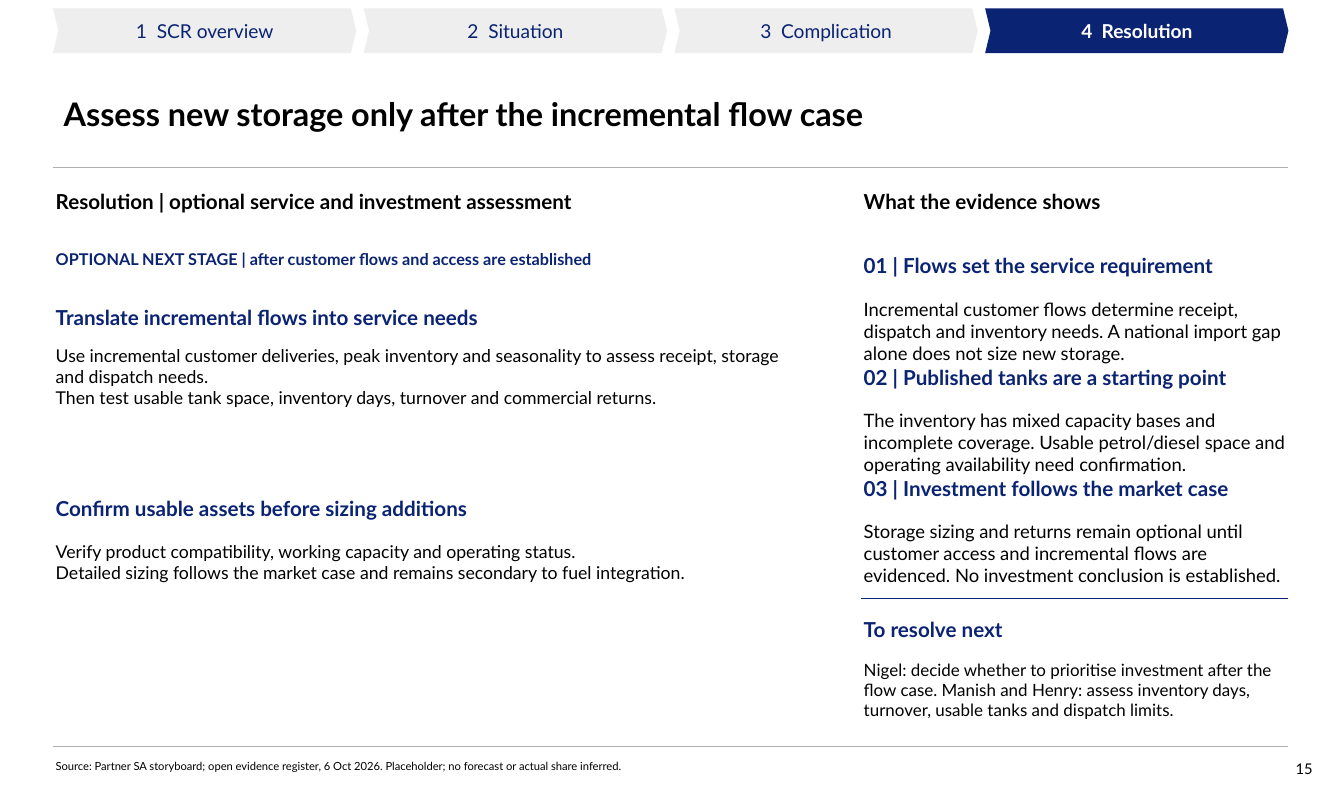
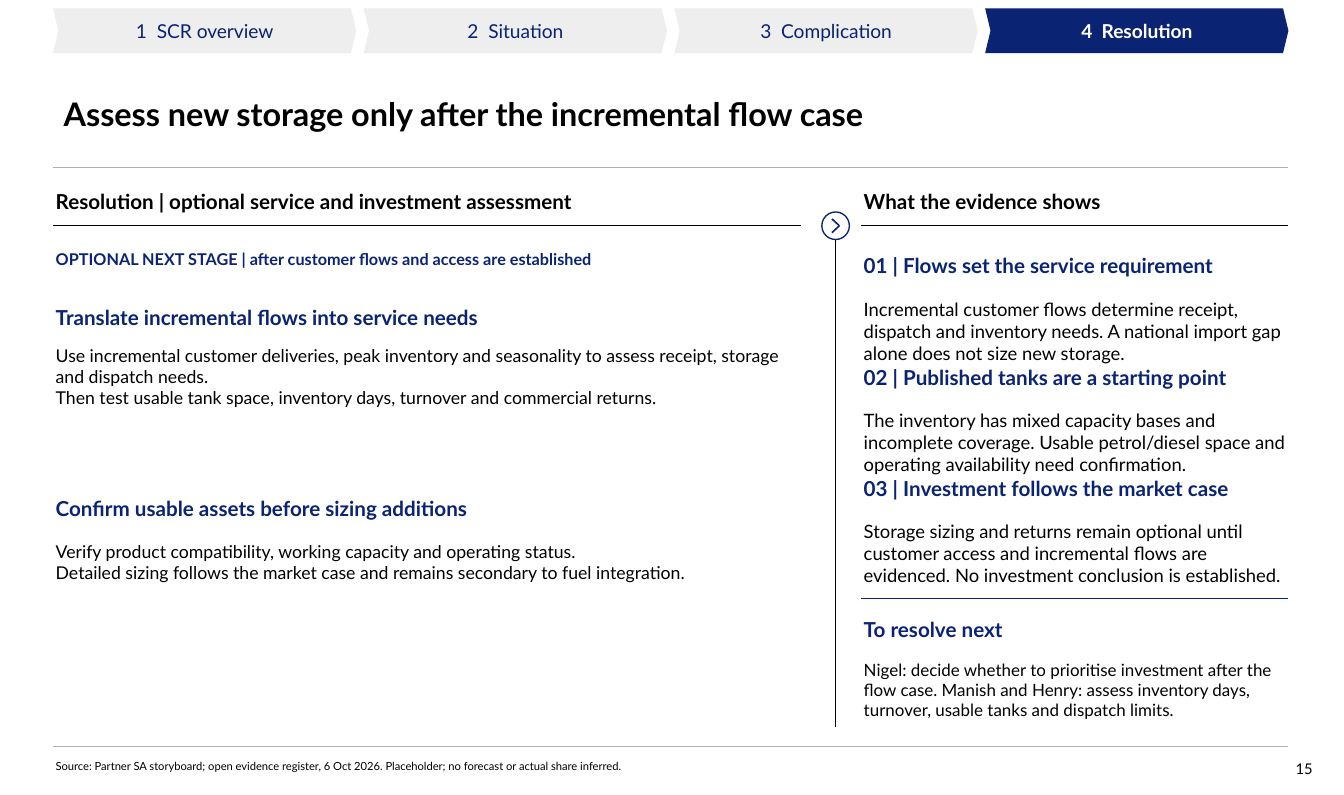
Before and after one commit to Africa-International-Advisors/liquid_fuels_model, a slide deck: slide 15 of pptx/output/delivered/Vopak_Week1_Analytical_Pack_2026_10_06.pptx. Drawn at 1344x795 pixels with LibreOffice and Linux fonts; fonts in the diff are those of the drawing; background and template pictures are left out. Boxes give left, top, right and bottom in pixels: in the first picture for what was removed or moved away, otherwise in the second. Text is boxed around its words. In the diff, an @@ line names an element or a change of style, - is before the commit and + after.

```diff
--- a/pptx/output/delivered/Vopak_Week1_Analytical_Pack_2026_10_06.pptx
+++ b/pptx/output/delivered/Vopak_Week1_Analytical_Pack_2026_10_06.pptx
@@ line added from (53, 226) to (801, 226), #000000 0.55 pt @@
@@ ellipse added at (822,212,850,240), fill #FFFFFF, outline #0A2373 0.9 pt @@
@@ line added from (832, 219) to (840, 226), #0A2373 1.1 pt @@
@@ line added from (840, 226) to (832, 232), #0A2373 1.1 pt @@
@@ line added from (836, 226) to (836, 728), #000000 0.55 pt @@
@@ line added from (861, 226) to (1289, 226), #000000 0.55 pt @@
```
Also in this commit, not shown: 1 other slide changed, 3 other files.
